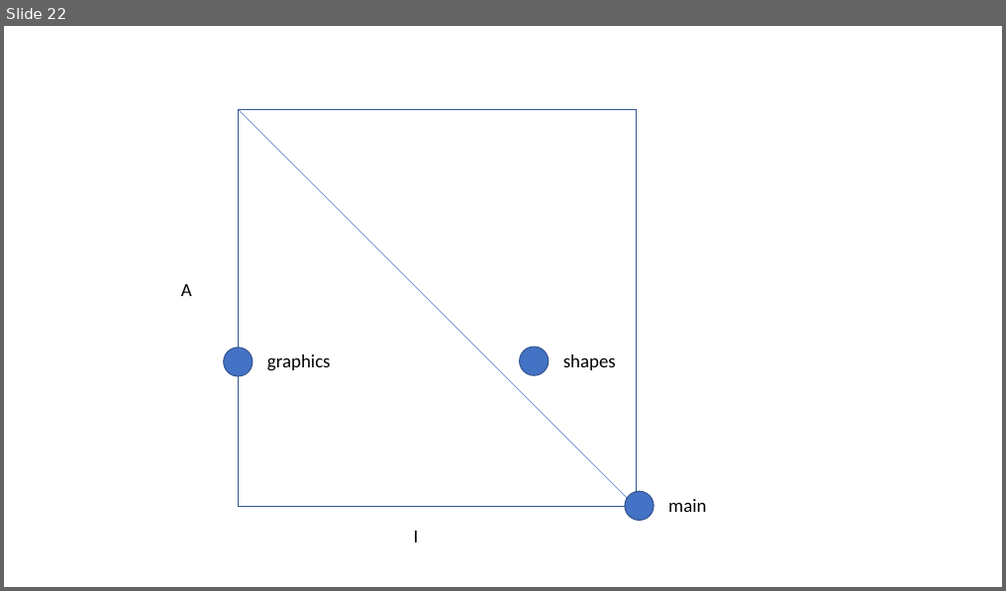
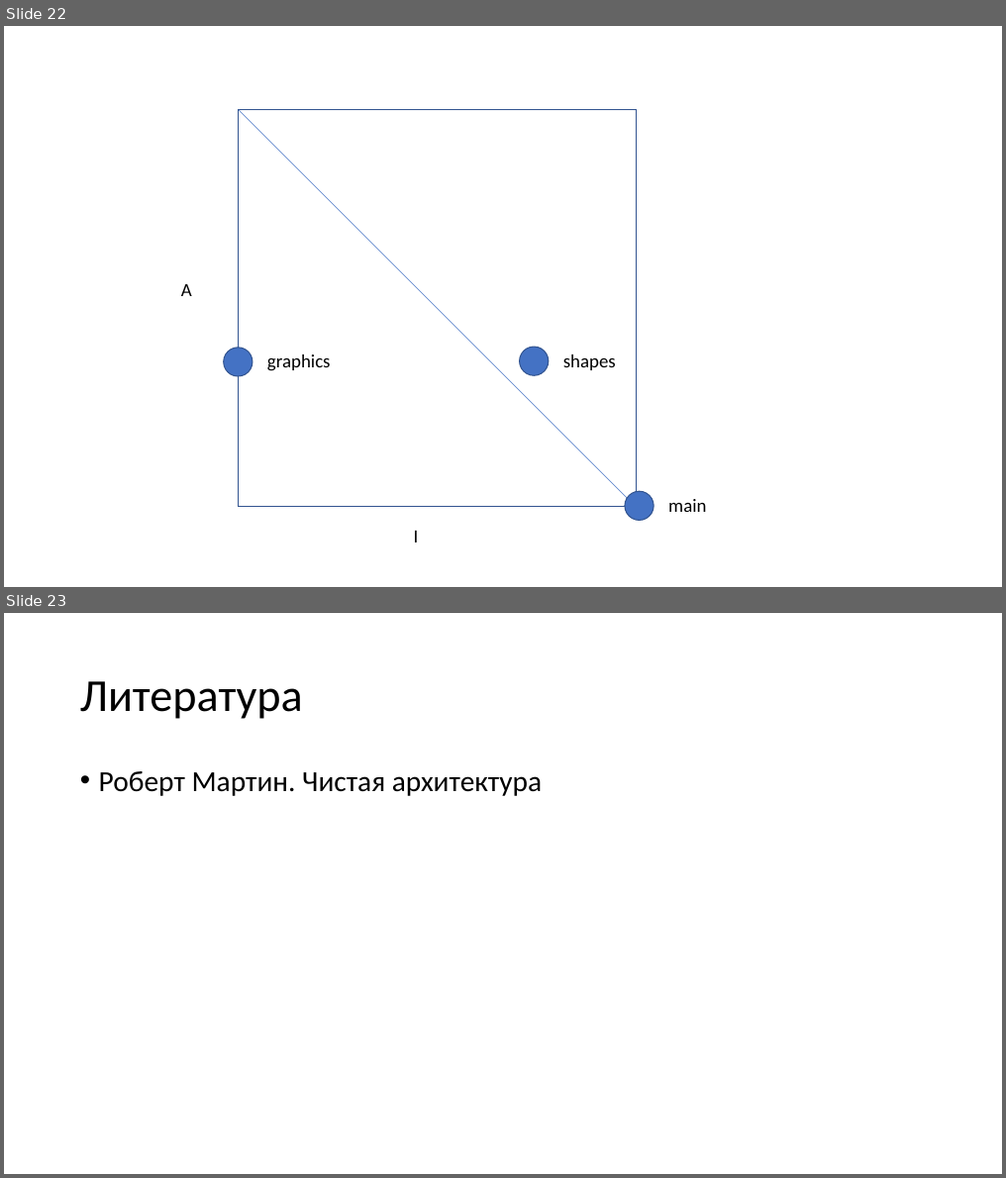
Before and after one commit to alexey-malov/ood, a slide deck: lectures/20.components/components.pptx. Shown one above the other, each under a label of ours: slide 22 before the commit, slides 22 and 23 after it. The pictures are 1006x591 and 1006x1178 pixels, drawn with LibreOffice and Linux fonts; fonts in the diff are those of the drawing. Boxes give left, top, right and bottom in pixels: in the first picture for what was removed or moved away, otherwise in the second. Text is boxed around its words. In the diff, an @@ line names an element or a change of style, - is before the commit and + after.

```diff
--- a/lectures/20.components/components.pptx
+++ b/lectures/20.components/components.pptx
@@ slide 23 added at <box>4,613,1002,1174</box>, background #FFFFFF @@
@@ title added at <box>80,681,303,719</box>, 44 pt, text #000000 @@
+Литература
@@ text added at <box>99,771,542,796</box>, 28 pt, text #000000 @@
+• Роберт Мартин. Чистая архитектура
```
Also in this commit, not shown: 1 other slide added, 1 slide removed.
